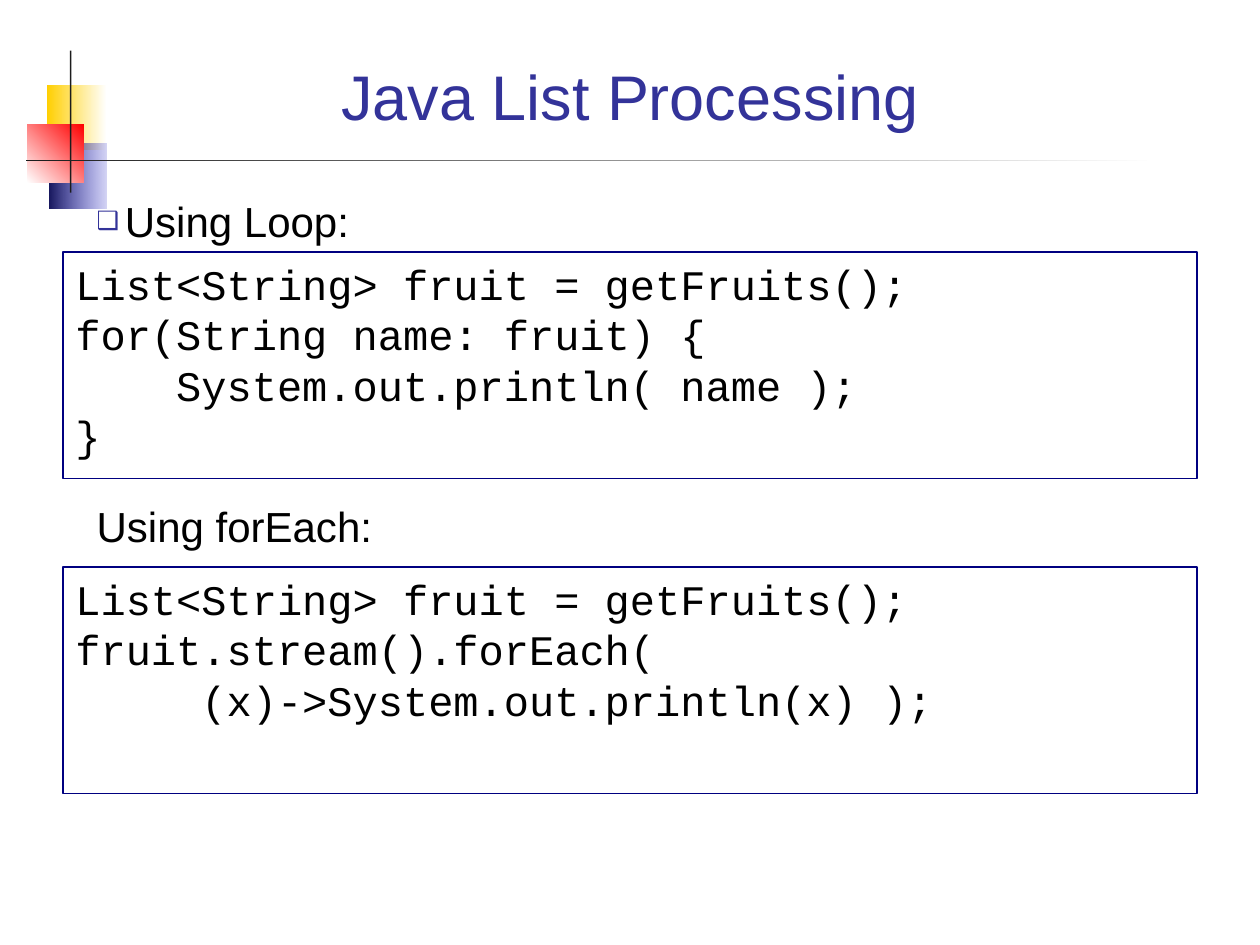
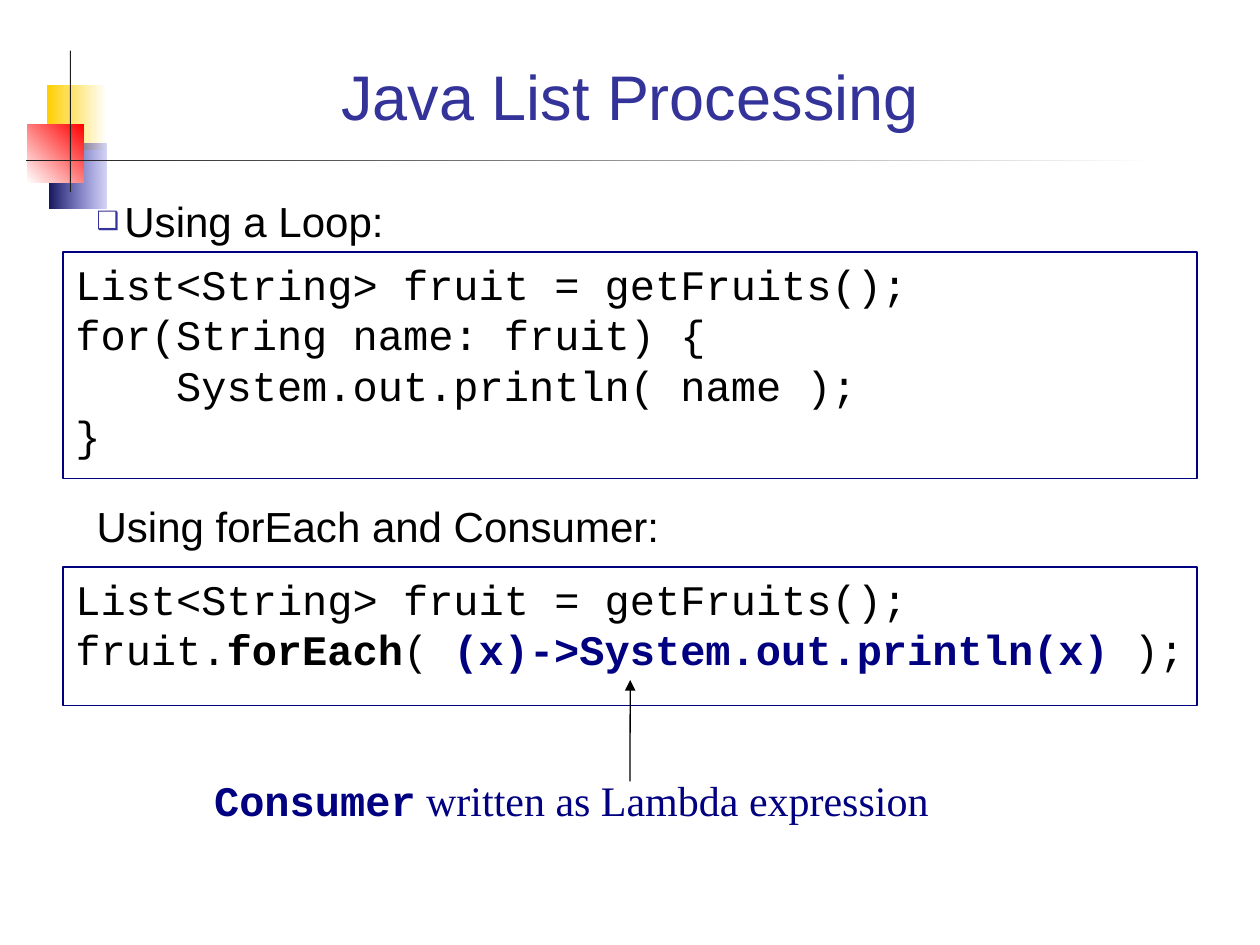
Before and after one commit to skeoop/skeoop.github.io, a slide deck: slide 5 of week14/Streams.ppt. Drawn at 1260x945 pixels with LibreOffice and Linux fonts; fonts in the diff are those of the drawing. Boxes give left, top, right and bottom in pixels: in the first picture for what was removed or moved away, otherwise in the second. Text is boxed around its words. In the diff, an @@ line names an element or a change of style, - is before the commit and + after.

Commit message:
Update Stream examples, update schedule

```diff
--- a/week14/Streams.ppt
+++ b/week14/Streams.ppt
@@ text at [97, 206, 659, 550]: text changed @@
-❑ Using Loop:
-Using forEach:
+❑ Using a Loop:
+Using forEach and Consumer:
@@ rectangle "List<String> fruit = getFruits();": place and size @@
-rectangle "List<String> fruit = getFruits();" at [63, 567, 1197, 794]
+rectangle "List<String> fruit = getFruits();" at [63, 567, 1197, 706]
@@ text in rectangle at [75, 635, 1108, 674]: text changed; text colour #000000 to #000080; bold on @@
-fruit.stream().forEach(
-(x)->System.out.println(x) );
+fruit.forEach( (x)->System.out.println(x) );
@@ arrow added from (630, 781) to (630, 680), #000000 0.74 pt @@
@@ text added at [214, 787, 929, 825], 24 pt, text #000080 @@
+Consumer written as Lambda expression
```
Also in this commit, not shown: 9 other slides changed, 6 slides added, 2 other files.
